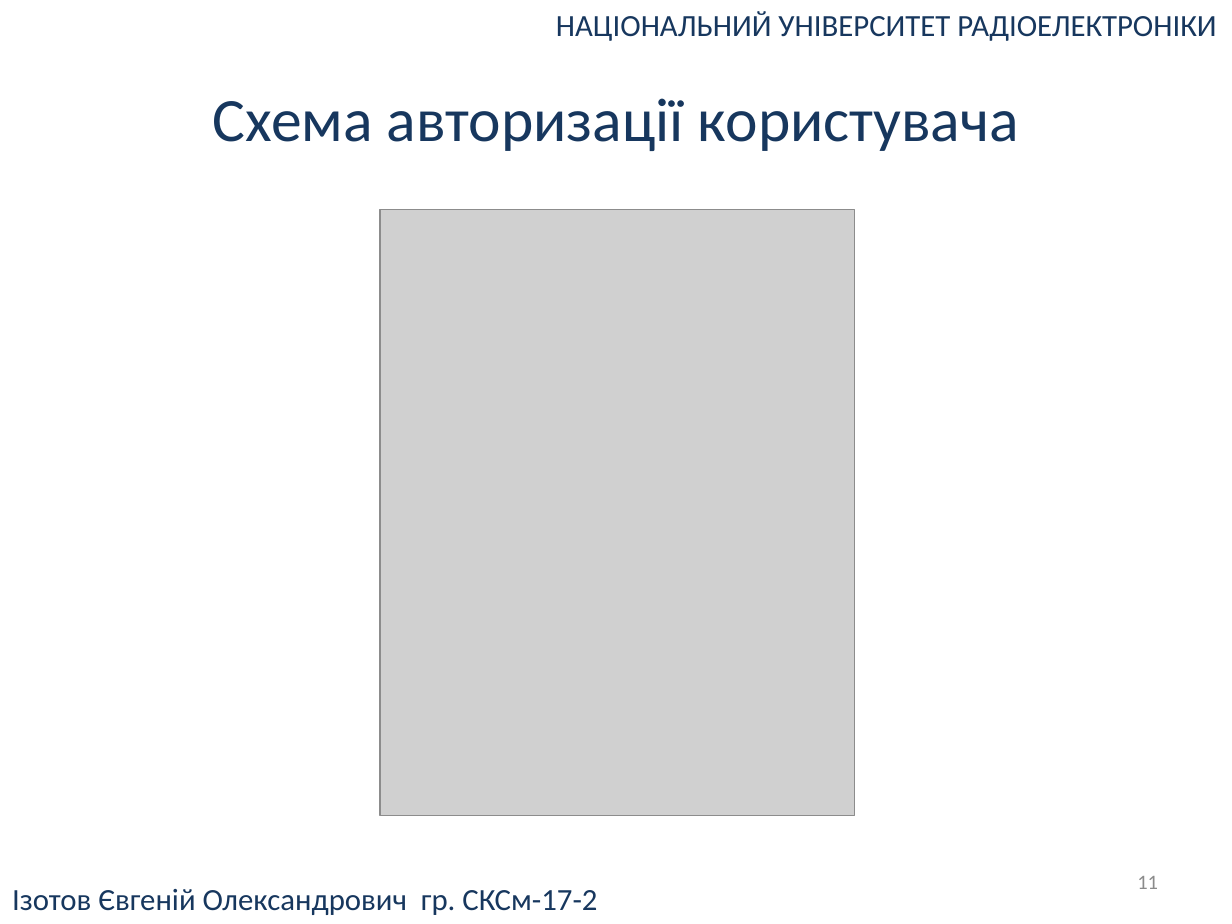
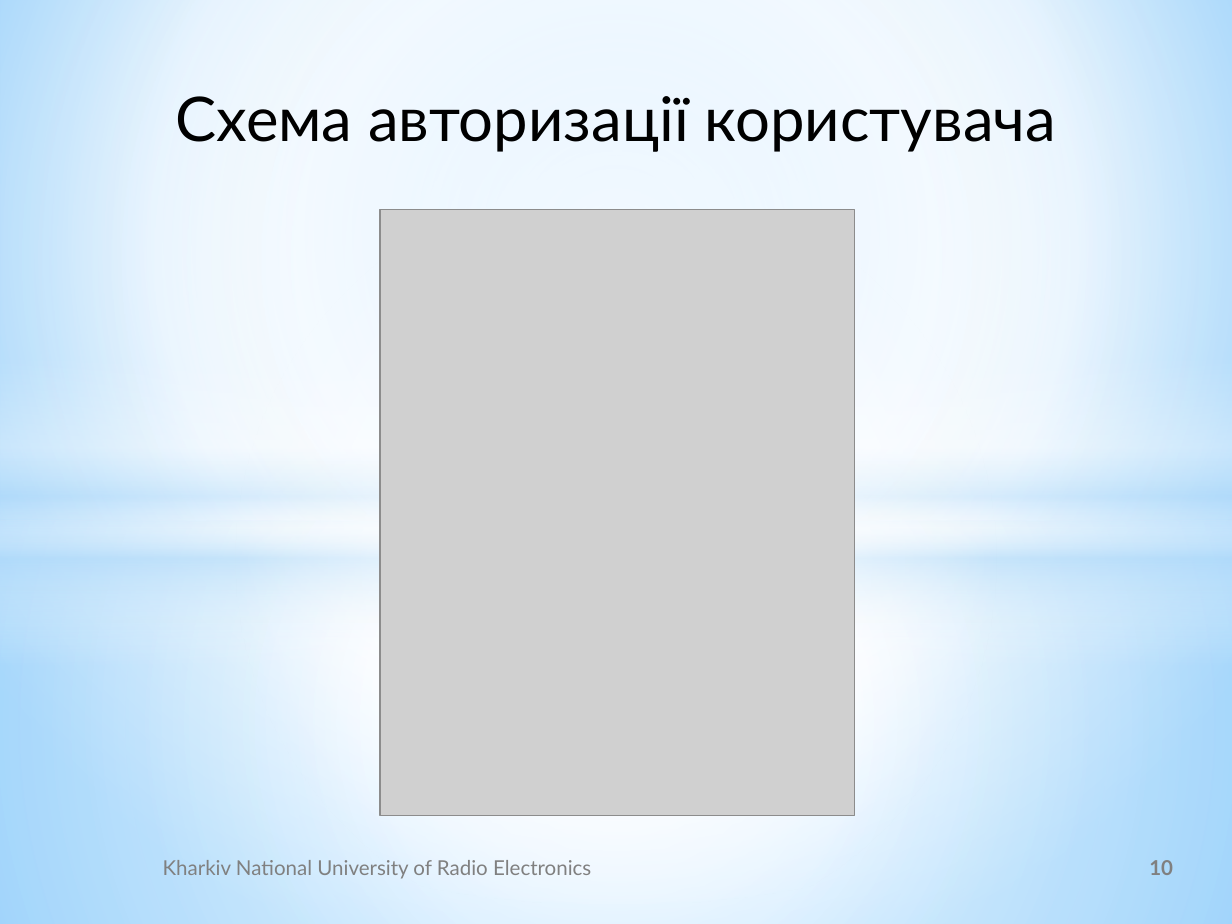
Before and after one commit to UdgineIzotov/diplom-doc, a slide deck: slide 10 of root/Презентация.pptx (slide 11 before the commit). Drawn at 1232x924 pixels with LibreOffice and Linux fonts; fonts in the diff are those of the drawing; grey boxes stand for pictures; background and template pictures are left out. Boxes give left, top, right and bottom in pixels: in the first picture for what was removed or moved away, otherwise in the second. Text is boxed around its words. In the diff, an @@ line names an element or a change of style, - is before the commit and + after.

```diff
--- a/root/Презентация.pptx
+++ b/root/Презентация.pptx
@@ background #FFFFFF to gradient #9ED5FF to #FFFFFF to #5BB9FF @@
@@ rectangle added at [0, 0, 1232, 521], fill gradient #FFFFFF to #B4DCFA @@
@@ text removed at [556, 11, 1216, 41] @@
-НАЦІОНАЛЬНИЙ УНІВЕРСИТЕТ РАДІОЕЛЕКТРОНІКИ
@@ text "Схема авторизації користувача" at [176, 96, 1056, 152]: font Calibri to Lato, text colour #17375E to #000000, highlight #FFFFFF to none @@
@@ ellipse added at [0, 216, 1232, 903], fill gradient #FFFFFF @@
@@ rectangle added at [0, 357, 1232, 665], fill gradient #FFFFFF to #B4DCFA @@
@@ rectangle added at [0, 521, 1232, 924], fill gradient #FFFFFF to #B4DCFA @@
@@ text added at [163, 860, 591, 879], 12 pt, text #808080 @@
+Kharkiv National University of Radio Electronics
@@ page number at [1149, 860, 1173, 875]: text changed; font Calibri to Lato; text colour #8C8C8C to #808080; bold on @@
-11
+10
@@ text removed at [12, 889, 597, 915] @@
-Ізотов Євгеній Олександрович гр. СКСм-17-2
```
Also in this commit, not shown: 11 other slides changed, 5 slides added, 5 slides removed, 10 other files.
